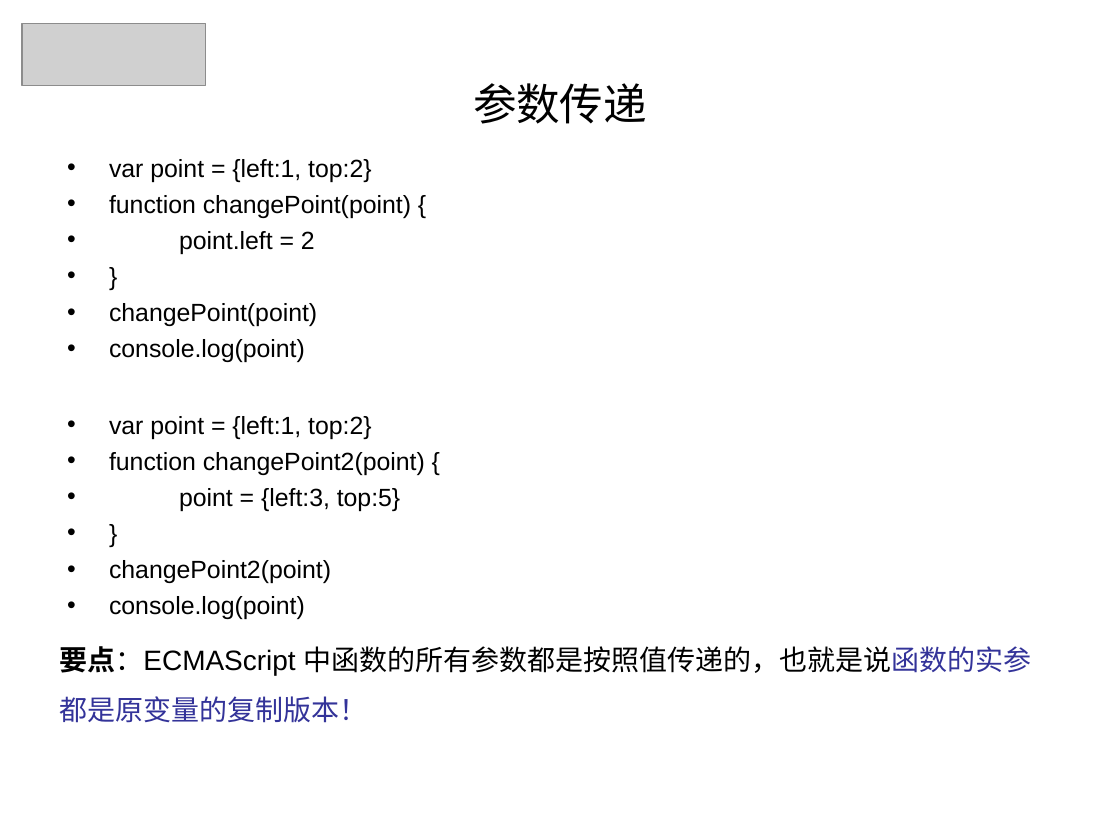
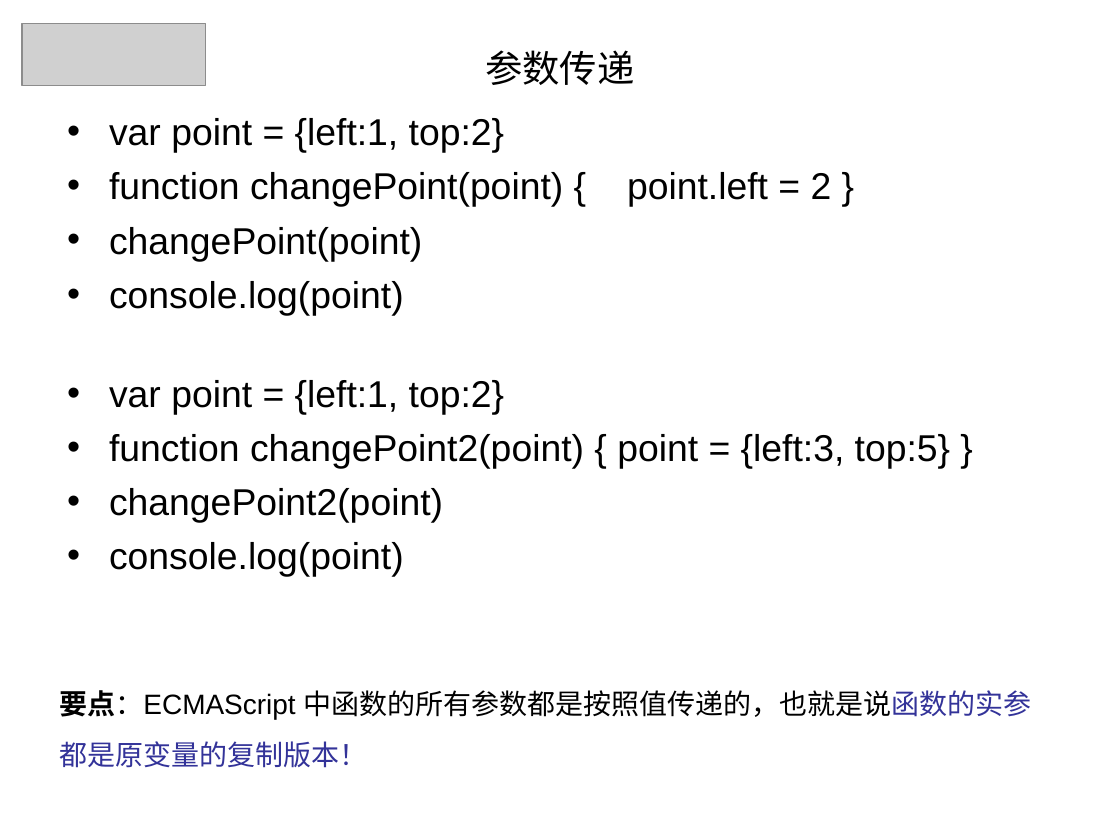
Before and after one commit to panxuepeng/javascript, a slide deck: slide 9 of ppt/1-1-1-b-JavaScript 基础要点.ppt. Drawn at 1120x840 pixels with LibreOffice and Linux fonts; fonts in the diff are those of the drawing; grey boxes stand for pictures. Boxes give left, top, right and bottom in pixels: in the first picture for what was removed or moved away, otherwise in the second. Text is boxed around its words. In the diff, an @@ line names an element or a change of style, - is before the commit and + after.

```diff
--- a/ppt/1-1-1-b-JavaScript 基础要点.ppt
+++ b/ppt/1-1-1-b-JavaScript 基础要点.ppt
@@ title "参数传递": place and size @@
-title "参数传递" at [473, 83, 647, 124]
+title "参数传递" at [485, 50, 634, 85]
@@ title "参数传递" at [485, 50, 634, 85]: size 28 to 24 pt @@
@@ text "var point = {left:1, top:2}": place and size @@
-text "var point = {left:1, top:2}" at [109, 159, 425, 619]
+text "var point = {left:1, top:2}" at [109, 118, 950, 577]
@@ text at [109, 118, 504, 577]: size 16 to 24 pt in "var point = {left:1, top:2}", "changePoint(point)", "console.log(point)", "var point = {left:1, top:2}" and 2 more places; more space between paragraphs @@
@@ text at [109, 172, 563, 207]: text changed; size 16 to 24 pt @@
-• function changePoint(point) {
-• point.left = 2
-• }
+• function changePoint(point) { point.left = 2 }
@@ text at [109, 434, 950, 469]: text changed; size 16 to 24 pt @@
-• function changePoint2(point) {
-• point = {left:3, top:5}
-• }
+• function changePoint2(point) { point = {left:3, top:5} }
@@ text "要点：ECMAScript 中函数的所有参数都是按照值传递的，也就是说函数的实参都是原变量的复制版本！": place and size @@
-text "要点：ECMAScript 中函数的所有参数都是按照值传递的，也就是说函数的实参都是原变量的复制版本！" at [59, 646, 1032, 723]
+text "要点：ECMAScript 中函数的所有参数都是按照值传递的，也就是说函数的实参都是原变量的复制版本！" at [59, 690, 1032, 768]
```
Also in this commit, not shown: 8 other files.
